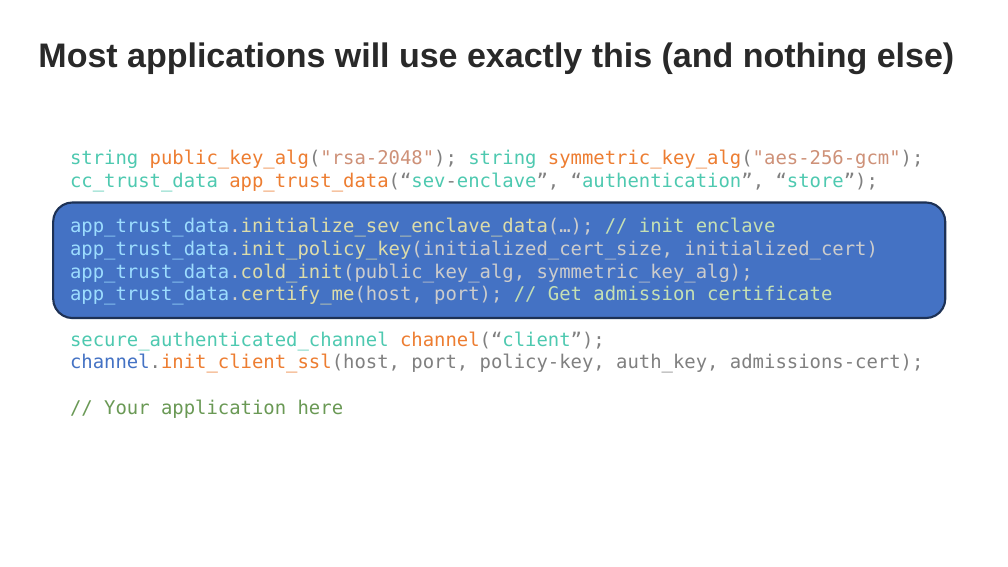
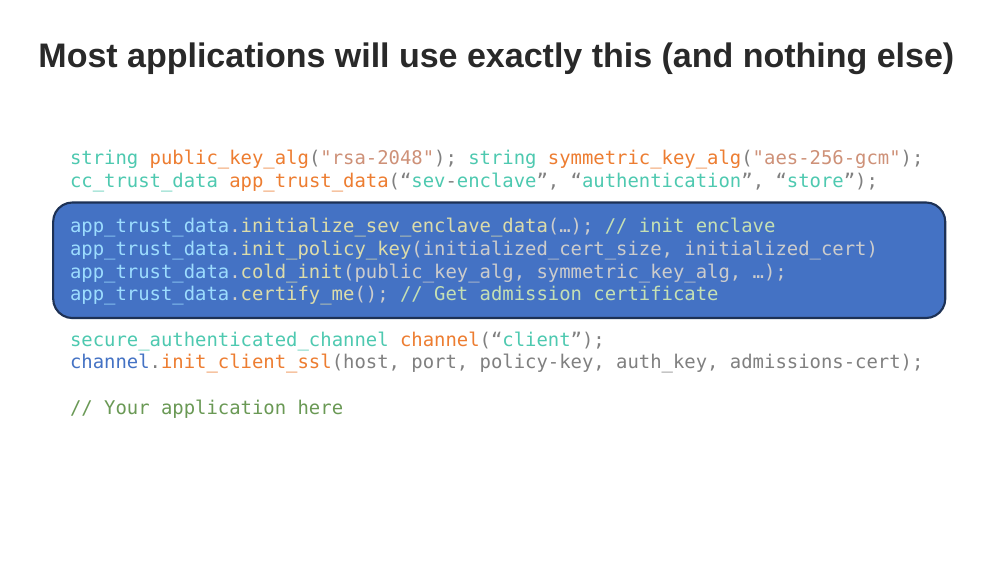
Before and after one commit to ccc-certifier-framework/certifier-framework-for-confidential-computing, a slide deck: slide 5 of Doc/2023-CC-SummitTechnical-Final.pptx. Drawn at 1008x567 pixels with LibreOffice and Linux fonts; fonts in the diff are those of the drawing; background and template pictures are left out. Boxes give left, top, right and bottom in pixels: in the first picture for what was removed or moved away, otherwise in the second. Text is boxed around its words. In the diff, an @@ line names an element or a change of style, - is before the commit and + after.

```diff
--- a/Doc/2023-CC-SummitTechnical-Final.pptx
+++ b/Doc/2023-CC-SummitTechnical-Final.pptx
@@ text at (70, 263, 742, 305): text changed @@
-app_trust_data.cold_init(public_key_alg, symmetric_key_alg);
-app_trust_data.certify_me(host, port); // Get admission certificate
+app_trust_data.cold_init(public_key_alg, symmetric_key_alg, …);
+app_trust_data.certify_me(); // Get admission certificate
```
Also in this commit, not shown: 3 other files.
